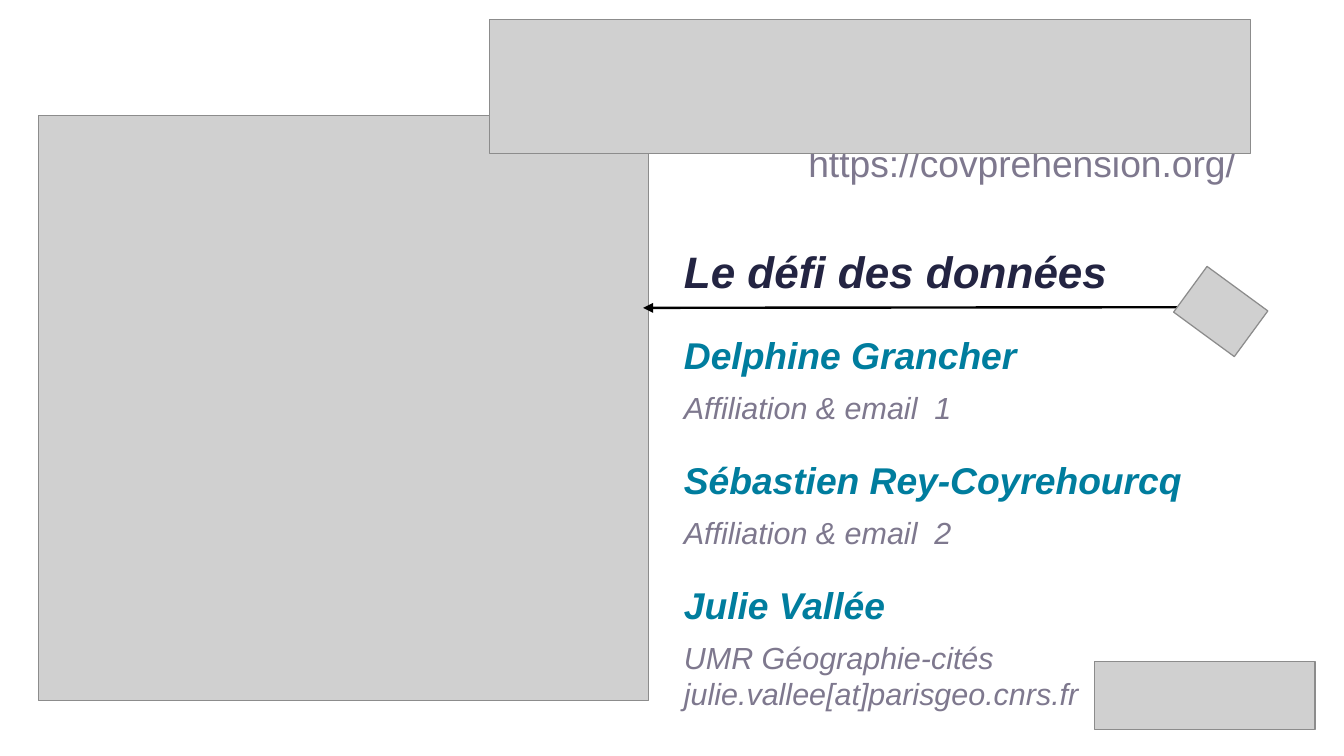
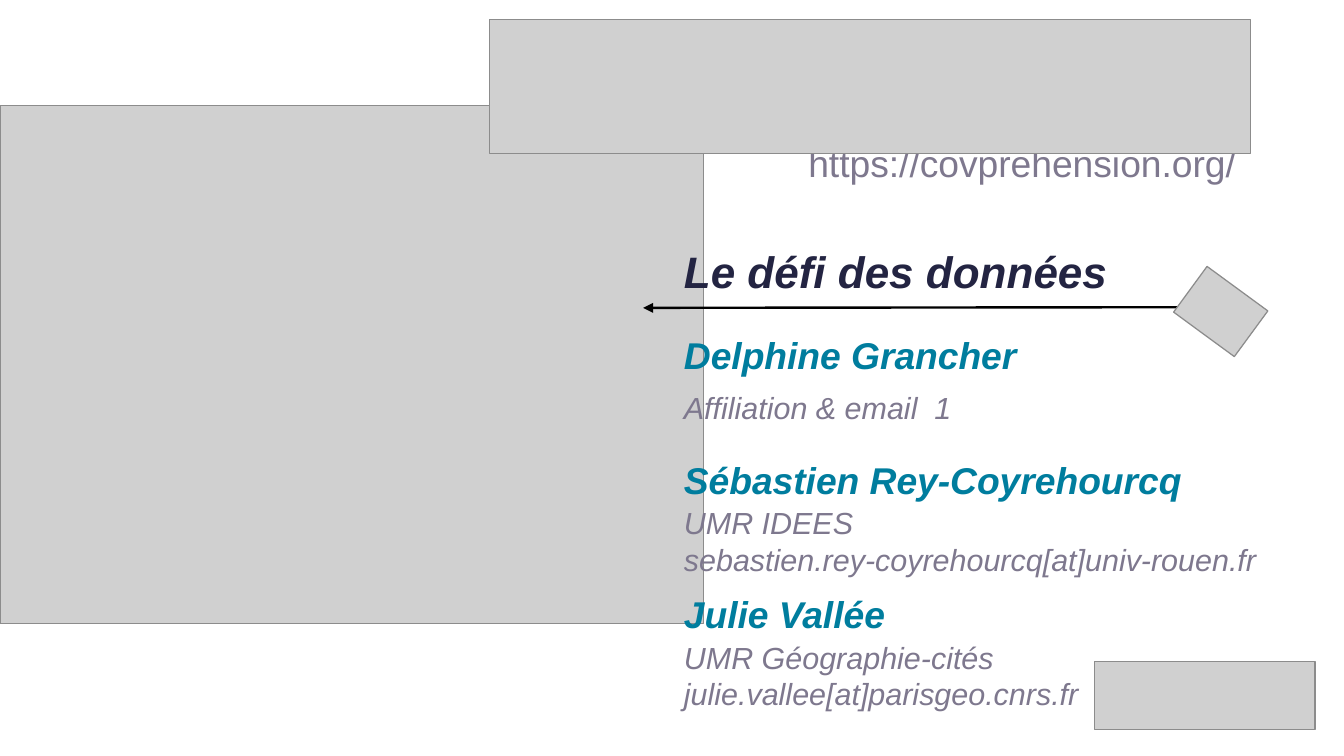
Before and after one commit to covprehension/communications, a slide deck: slide 1 of jdev2020/chapitre4_données.odp. Drawn at 1344x756 pixels with LibreOffice and Linux fonts; fonts in the diff are those of the drawing; grey boxes stand for pictures. Boxes give left, top, right and bottom in pixels: in the first picture for what was removed or moved away, otherwise in the second. Text is boxed around its words. In the diff, an @@ line names an element or a change of style, - is before the commit and + after.

```diff
--- a/jdev2020/chapitre4_données.odp
+++ b/jdev2020/chapitre4_données.odp
@@ picture: place and size @@
-picture at box(38, 115, 648, 700)
+picture at box(0, 106, 704, 624)
@@ text removed at box(684, 522, 951, 544) @@
-Affiliation & email 2
@@ text added at box(684, 510, 1256, 577), 18 pt, text #7E788E, italic @@
+UMR IDEES
+sebastien.rey-coyrehourcq[at]univ-rouen.fr
@@ text "Julie Vallée": place and size @@
-text "Julie Vallée" at box(684, 591, 885, 620)
+text "Julie Vallée" at box(684, 599, 885, 629)
```
Also in this commit, not shown: 1 other slide changed, 1 other file.
